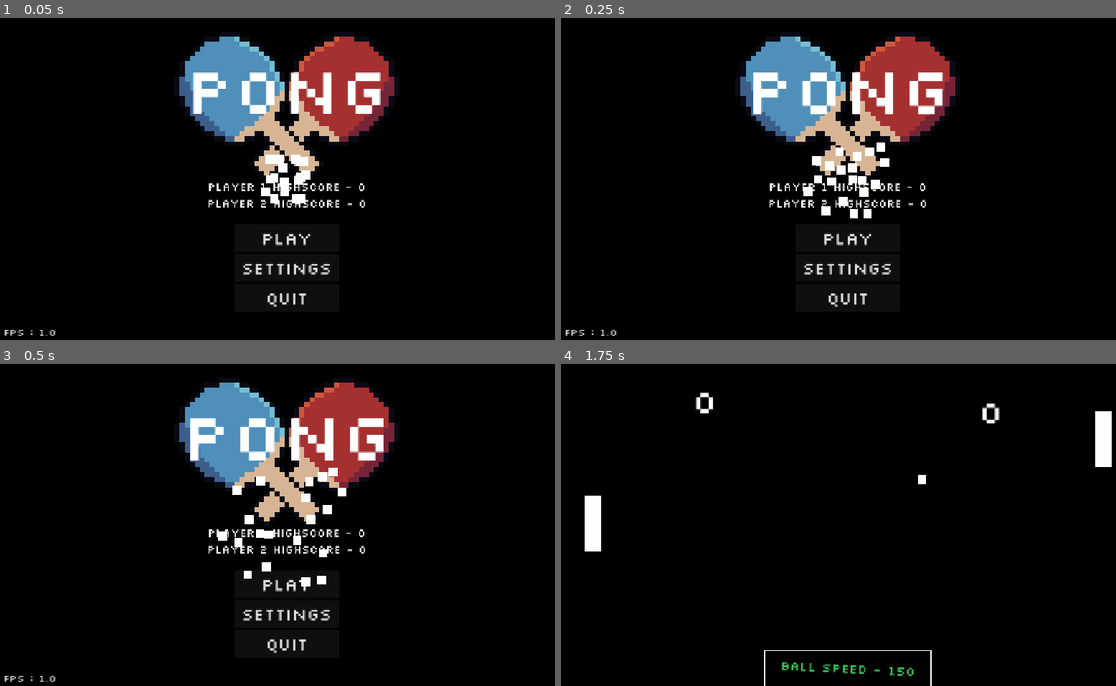
Above: before the commit, frames 1-4 (two rows, left to right).
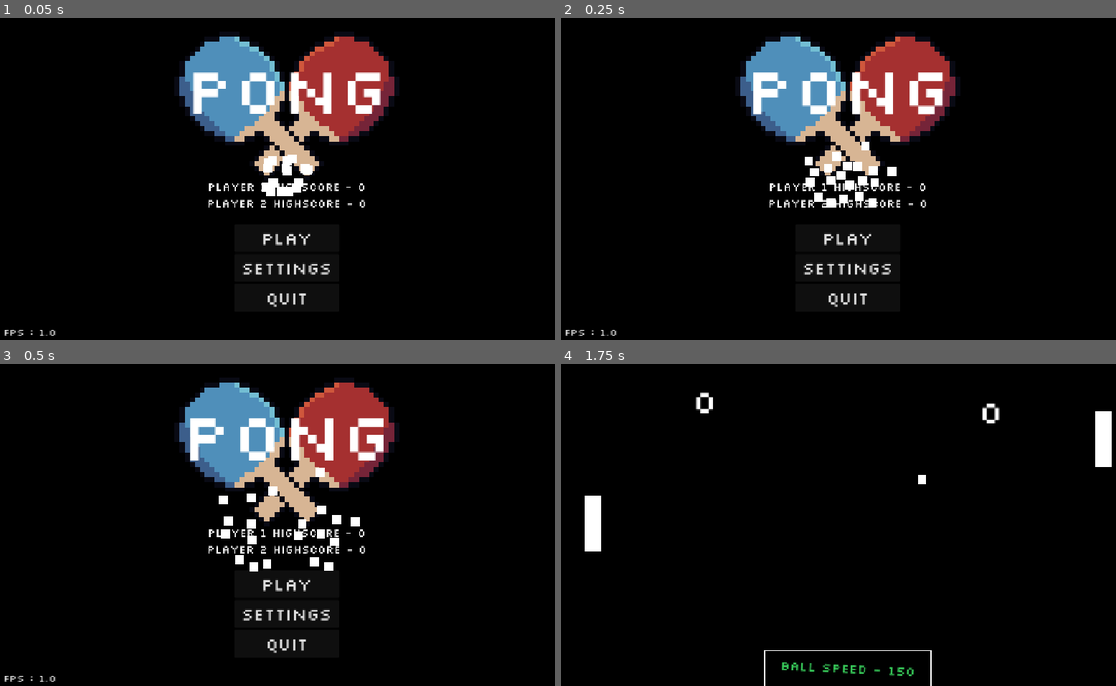
Above: after the commit, the same moments.

Repository: SlapMeLeft/Pong
Game: Godot game, scene res://Scenes/Main_Menu.tscn
The game is run twice, just before and just after one commit, with the same random seed, the same clock (stepped at 60 frames per second) and the same inputs.
Inputs (mouse positions are in pixels of both pictures, inside the frame that each line leads up to):
- Up to frame 1 (0.05 s): no input
- Up to frame 2 (0.25 s): no input
- Up to frame 3 (0.5 s): no input
- Up to frame 4 (1.75 s): click "Play" at 0.5 s; tap Enter (ui_accept) at 1.25, 1.52 s; move the mouse to (971, 508) at 1.27 s; hold Up (ui_up) from 1.28 s (still down); tap B (FPS) at 1.35 s

The runs differ from the first frame. In frame 1, 0.6% of the frame differs, in the area x 47-57%, y 42-58%; in frame 2, 1.2%; in frame 3, 1.5%, in the area x 39-65%, y 32-70%; in frame 4, nothing differs.

Commit message:
Rename & Move Files

Diff:
--- a/Scenes/Main_Menu.tscn
+++ b/Scenes/Main_Menu.tscn
@@ -4,7 +4,7 @@
 [ext_resource type="Texture2D" uid="uid://bq7n6j44iaald" path="res://Assets/Icons/Red And Blue TabbleTennis bat.png" id="2_1edw4"]
 [ext_resource type="FontFile" uid="uid://bl83ig2nqptj2" path="res://Fonts/Silkscreen-Regular.ttf" id="2_b7rmo"]
 [ext_resource type="Script" uid="uid://duldqr2y1spqi" path="res://Scripts/Tweens/play_button_tween.gd" id="3_00u4r"]
-[ext_resource type="Script" uid="uid://prj3x8nhx612" path="res://Scenes/ball.gd" id="3_b7rmo"]
+[ext_resource type="Script" uid="uid://prj3x8nhx612" path="res://Scenes/main_menu_ball.gd" id="3_b7rmo"]
 [ext_resource type="Script" uid="uid://ditmp76qye1i3" path="res://Scripts/Tweens/main_menu_settings_button_tween.gd" id="4_xvotp"]
 [ext_resource type="Script" uid="uid://iov3rnu61v7r" path="res://Scripts/Tweens/main_menu_quit_button_tween.gd" id="5_1edw4"]
 
Renamed: Scenes/ball.gd -> Scenes/main_menu_ball.gd
Renamed: Scenes/ball.gd.uid -> Scenes/main_menu_ball.gd.uid
